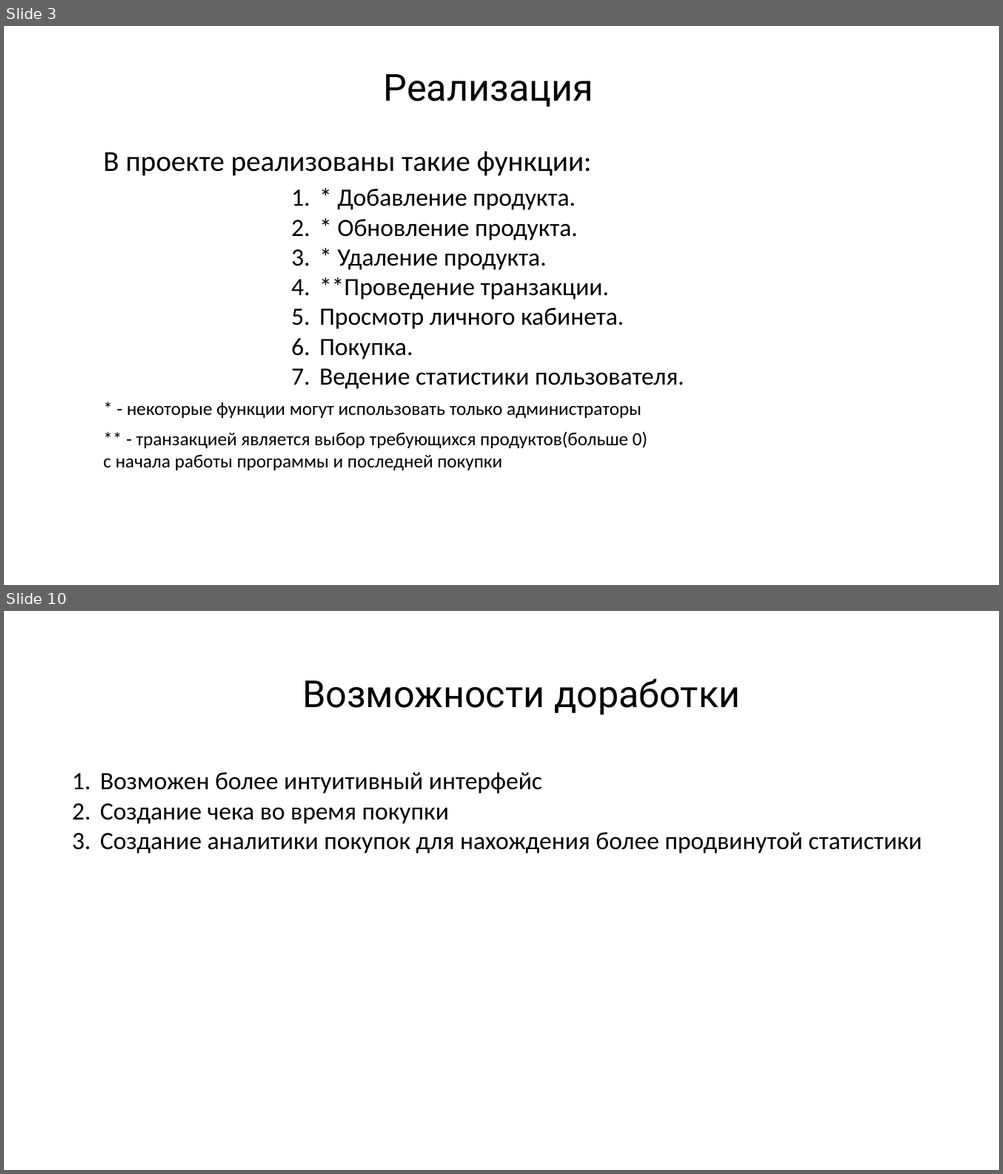
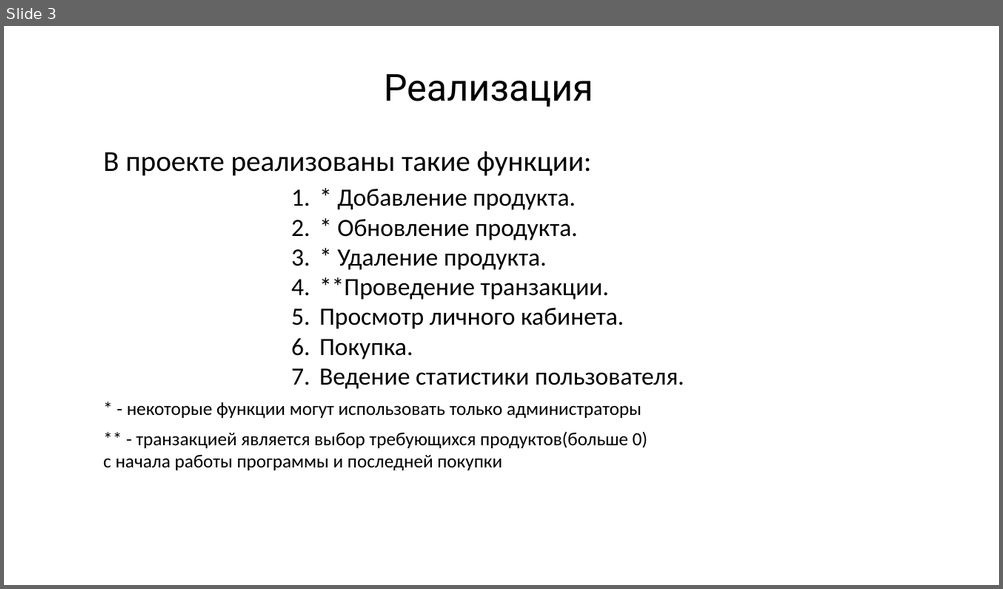
Before and after one commit to JabaXNT/YandexWEBProject, a slide deck: Zapiska/Представление Exchange.pptx. Shown one above the other, each under a label of ours: slides 3 and 10 before the commit, slide 3 after it; the slides between them are not shown. The pictures are 1003x1174 and 1003x589 pixels, drawn with LibreOffice and Linux fonts; fonts in the diff are those of the drawing. Boxes give left, top, right and bottom in pixels: in the first picture for what was removed or moved away, otherwise in the second. Text is boxed around its words. In the diff, an @@ line names an element or a change of style, - is before the commit and + after.

```diff
--- a/Zapiska/Представление Exchange.pptx
+++ b/Zapiska/Представление Exchange.pptx
@@ slide 10 removed at (4,611,999,1170), background #FFFFFF @@
@@ text removed at (302,678,740,715) @@
-Возможности доработки
@@ text removed at (100,772,922,854) @@
-1. Возможен более интуитивный интерфейс
-2. Создание чека во время покупки
-3. Создание аналитики покупок для нахождения более продвинутой статистики
```
Also in this commit, not shown: 4 slides changed, 5 other slides removed, 1 other file.
